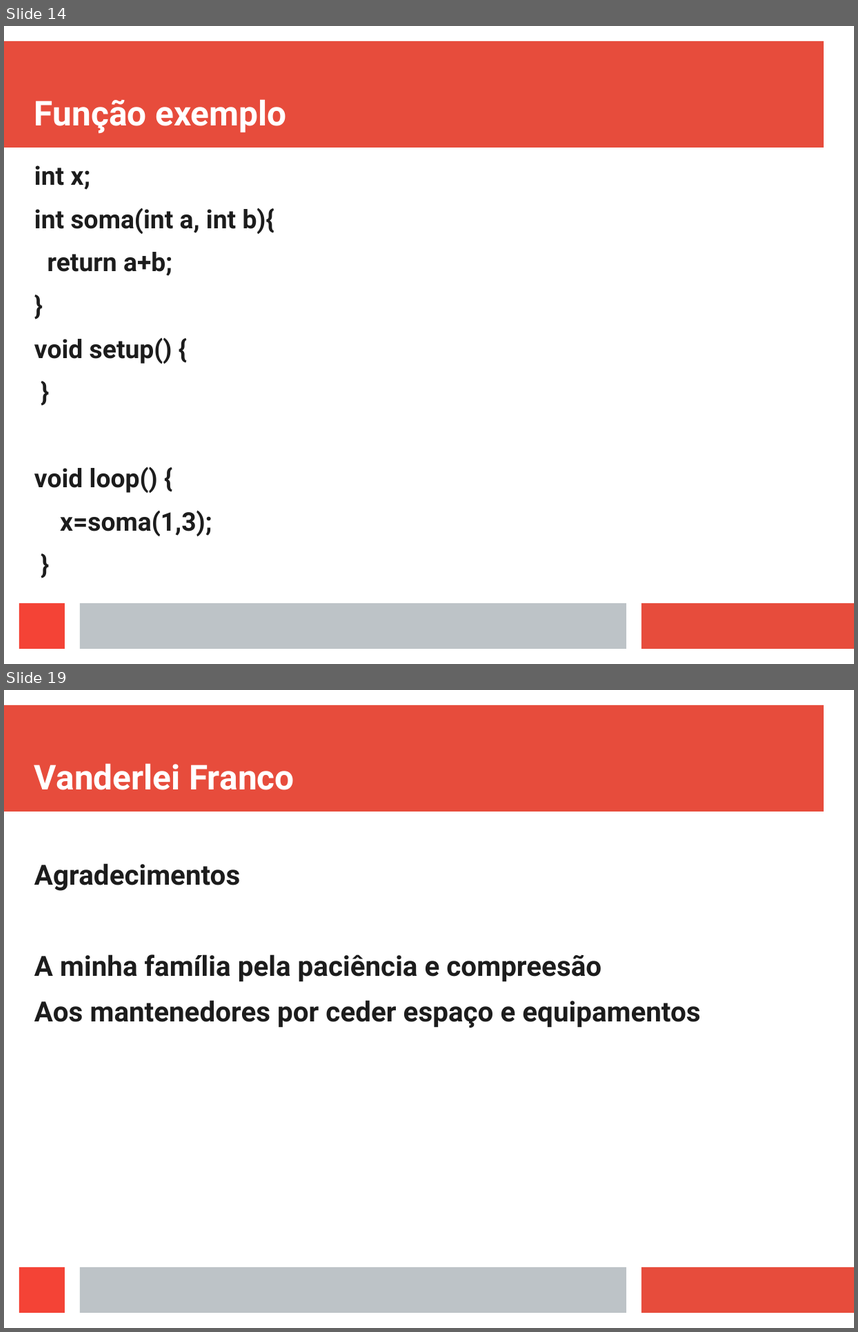
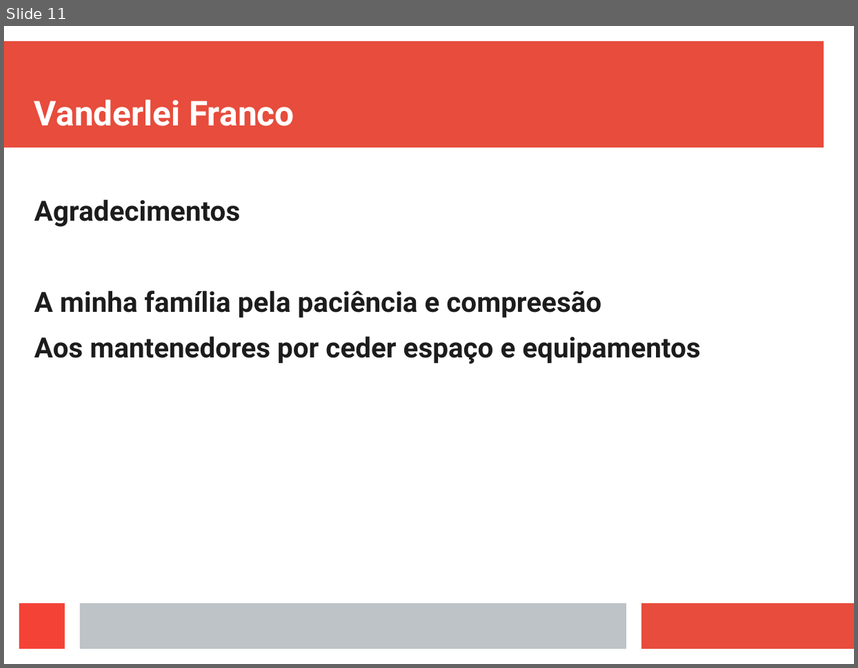
Before and after one commit to vanderfranco/arduino_curso, a slide deck: apr4.odp. Shown one above the other, each under a label of ours: slides 14 and 19 before the commit, slide 11 after it; the slides between them are not shown. The pictures are 858x1332 and 858x668 pixels, drawn with LibreOffice and Linux fonts; fonts in the diff are those of the drawing. Boxes give left, top, right and bottom in pixels: in the first picture for what was removed or moved away, otherwise in the second. Text is boxed around its words. In the diff, an @@ line names an element or a change of style, - is before the commit and + after.

```diff
--- a/apr4.odp
+++ b/apr4.odp
@@ slide 14 removed at box(4, 26, 854, 664), background #FFFFFF; not listed: 4 template elements that a slide beside it also shows @@
@@ title removed at box(34, 99, 287, 133) @@
-Função exemplo
@@ text removed at box(34, 165, 274, 536) @@
-int x;
-int soma(int a, int b){
-return a+b;
-}
-void setup() {
-}
-void loop() {
-x=soma(1,3);
-}
@@ what was slide 19 is now slide 11 @@
```
Also in this commit, not shown: 1 slide changed, 2 slides added, 9 other slides removed, 2 other files.
